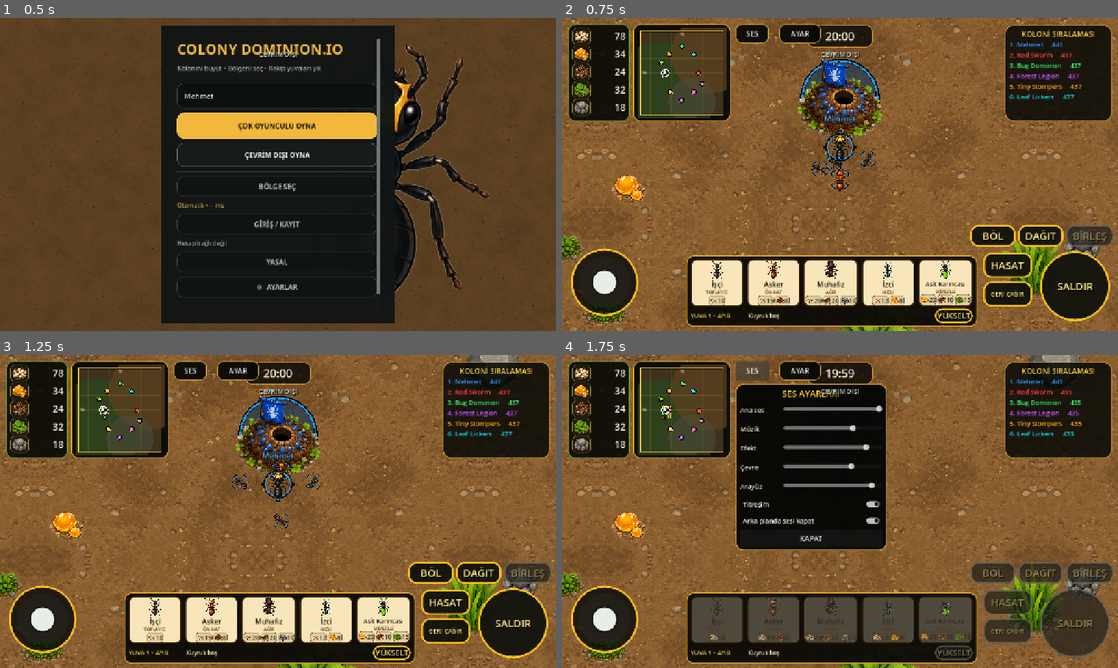
Above: before the commit, frames 1-4 (two rows, left to right).
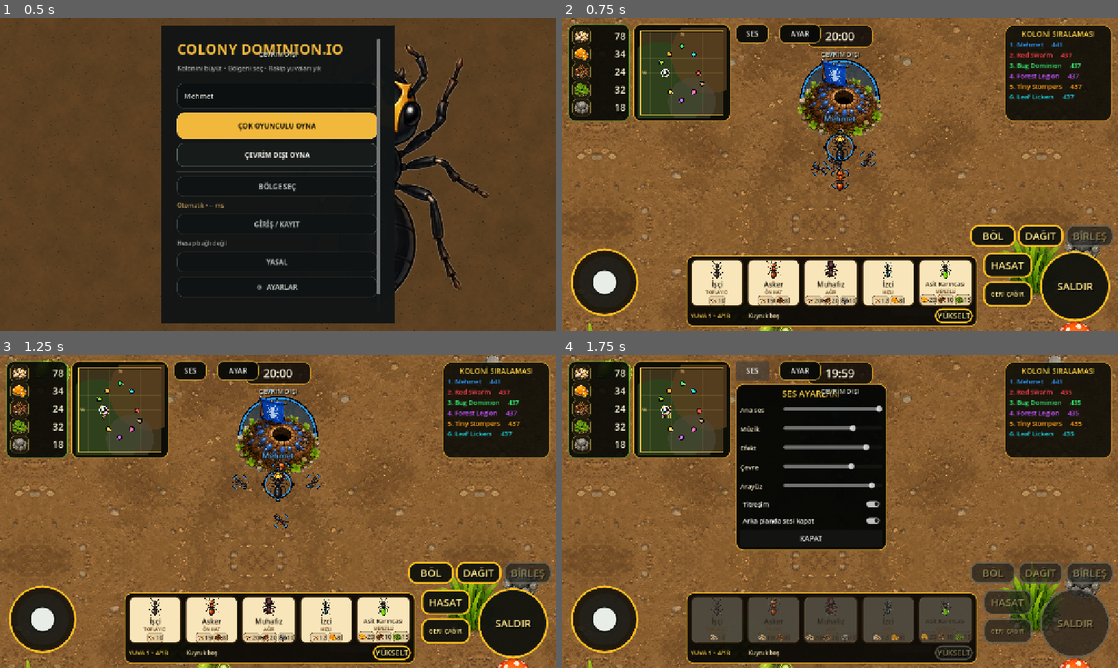
Above: after the commit, the same moments.

Repository: mehmetdem2005/colony-dominion-io
Game: Godot game, scene res://scenes/boot.tscn
The game is run twice, just before and just after one commit, with the same random seed, the same clock (stepped at 60 frames per second) and the same inputs.
Inputs:
- Up to frame 1 (0.5 s): no input
- Up to frame 2 (0.75 s): click "ÇEVRİM DIŞI OYNA" at 0.5 s
- Up to frame 3 (1.25 s): no input
- Up to frame 4 (1.75 s): click "SES" at 1.25 s

Frame 1 is identical in both runs. In frame 2, 1.2% of the frame differs, in the area x 0-96%, y 17-100%; in frame 3, 1.5%; in frame 4, 1.5%, in the area x 0-96%, y 0-100%.

Commit message:
Register wild weed decoration pack

Diff:
--- a/gameplay/world/world_content_catalog.gd
+++ b/gameplay/world/world_content_catalog.gd
@@ -1,5 +1,7 @@
 class_name WorldContentCatalog
 extends RefCounted
+
+const GROUP_WILD_WEEDS: StringName = &"yabani_otlar"
 
 const PROP_VARIANTS: Array[Dictionary] = [
 	{
@@ -90,7 +92,109 @@
 		"solid": false,
 		"ground": true,
 	},
+	{
+		"key": &"wild_weed_grass_sparse",
+		"group": GROUP_WILD_WEEDS,
+		"path": "res://assets/props/wild_weeds/wild_weed_grass_sparse.png",
+		"size": 190.0,
+		"radius": 44.0,
+		"solid": false,
+		"ground": false,
+		"decor_only": true,
+	},
+	{
+		"key": &"wild_weed_grass_dense",
+		"group": GROUP_WILD_WEEDS,
+		"path": "res://assets/props/wild_weeds/wild_weed_grass_dense.png",
+		"size": 200.0,
+		"radius": 52.0,
+		"solid": false,
+		"ground": false,
+		"decor_only": true,
+	},
+	{
+		"key": &"wild_weed_thistle",
+		"group": GROUP_WILD_WEEDS,
+		"path": "res://assets/props/wild_weeds/wild_weed_thistle.png",
+		"size": 155.0,
+		"radius": 44.0,
+		"solid": false,
+		"ground": false,
+		"decor_only": true,
+	},
+	{
+		"key": &"wild_weed_broadleaf_small",
+		"group": GROUP_WILD_WEEDS,
+		"path": "res://assets/props/wild_weeds/wild_weed_broadleaf_small.png",
+		"size": 135.0,
+		"radius": 38.0,
+		"solid": false,
+		"ground": false,
+		"decor_only": true,
+	},
+	{
+		"key": &"wild_weed_broadleaf_large",
+		"group": GROUP_WILD_WEEDS,
+		"path": "res://assets/props/wild_weeds/wild_weed_broadleaf_large.png",
+		"size": 165.0,
+		"radius": 48.0,
+		"solid": false,
+		"ground": false,
+		"decor_only": true,
+	},
+	{
+		"key": &"wild_weed_shrub",
+		"group": GROUP_WILD_WEEDS,
+		"path": "res://assets/props/wild_weeds/wild_weed_shrub.png",
+		"size": 170.0,
+		"radius": 50.0,
+		"solid": false,
+		"ground": false,
+		"decor_only": true,
+	},
+	{
+		"key": &"wild_weed_lavender",
+		"group": GROUP_WILD_WEEDS,
+		"path": "res://assets/props/wild_weeds/wild_weed_lavender.png",
+		"size": 155.0,
+		"radius": 38.0,
+		"solid": false,
+		"ground": false,
+		"decor_only": true,
+	},
+	{
+		"key": &"wild_weed_yellow_flower",
+		"group": GROUP_WILD_WEEDS,
+		"path": "res://assets/props/wild_weeds/wild_weed_yellow_flower.png",
+		"size": 150.0,
+		"radius": 38.0,
+		"solid": false,
+		"ground": false,
+		"decor_only": true,
+	},
+	{
+		"key": &"wild_weed_white_daisy",
+		"group": GROUP_WILD_WEEDS,
+		"path": "res://assets/props/wild_weeds/wild_weed_white_daisy.png",
+		"size": 150.0,
+		"radius": 38.0,
+		"solid": false,
+		"ground": false,
+		"decor_only": true,
+	},
+	{
+		"key": &"wild_weed_mixed_flowers",
+		"group": GROUP_WILD_WEEDS,
+		"path": "res://assets/props/wild_weeds/wild_weed_mixed_flowers.png",
+		"size": 165.0,
+		"radius": 44.0,
+		"solid": false,
+		"ground": false,
+		"decor_only": true,
+	},
 ]
+
+const WILD_WEED_PROP_INDICES: Array[int] = [11, 12, 13, 14, 15, 16, 17, 18, 19, 20]
 
 const RESOURCE_VARIANTS: Array[Dictionary] = [
 	{
@@ -132,10 +236,16 @@
 ]
 
 const BIOME_PROP_INDICES: Dictionary = {
-	&"meadow": [0, 0, 1, 1, 2, 2, 3, 6, 7, 8, 10],
-	&"forest": [0, 1, 2, 3, 3, 4, 5, 7, 8, 9, 9, 10],
-	&"rocky": [1, 2, 4, 4, 5, 5, 6, 6, 9, 10],
-	&"dry": [1, 2, 4, 5, 6, 6, 8, 10],
+	&"meadow": [
+		0, 0, 1, 1, 2, 2, 3, 6, 7, 8, 10,
+		11, 11, 12, 12, 13, 14, 15, 16, 17, 18, 19, 20, 20,
+	],
+	&"forest": [
+		0, 1, 2, 3, 3, 4, 5, 7, 8, 9, 9, 10,
+		11, 12, 14, 15, 16, 17, 19, 20,
+	],
+	&"rocky": [1, 2, 4, 4, 5, 5, 6, 6, 9, 10, 11, 13, 14, 17],
+	&"dry": [1, 2, 4, 5, 6, 6, 8, 10, 11, 13, 14, 18],
 }
 
 const BIOME_RESOURCE_INDICES: Dictionary = {
